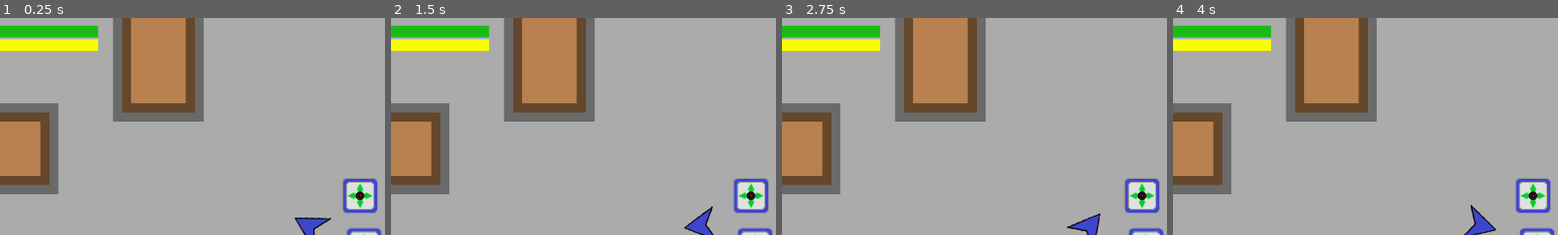
Above: before the commit, frames 1-4 (left to right).
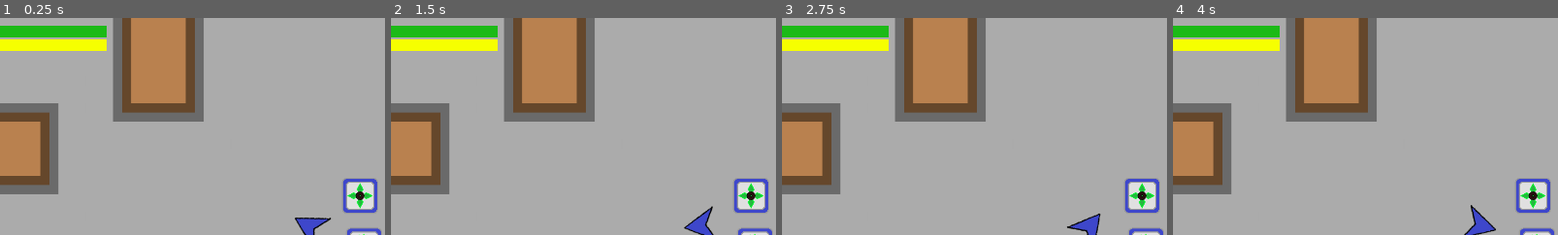
Above: after the commit, the same moments.

Repository: afkpuezo/blinkshooter
Game: Godot game, scene res://scenes/demos/demo.tscn
Same seed, same stepped clock (60 frames per second), same inputs: the game is played once before the commit and once after it.
Inputs (mouse positions are % of the whole screen's width and height, from its top left):
- Up to frame 1 (0.25 s): no input
- Up to frame 2 (1.5 s): tap Enter at 0.5 s; move the mouse to (72, 45) at 0.52 s; click (72, 45) at 0.6 s; tap Space at 1.25 s; move the mouse to (30, 55) at 1.27 s; click (30, 55) at 1.35 s
- Up to frame 3 (2.75 s): tap Enter at 2 s; move the mouse to (60, 28) at 2.02 s; click (60, 28) at 2.1 s
- Up to frame 4 (4 s): tap Space at 2.75 s; move the mouse to (45, 70) at 2.77 s; click (45, 70) at 2.85 s; tap Enter at 3.5 s; move the mouse to (80, 65) at 3.52 s; click (80, 65) at 3.6 s
The pictures show only the part of the screen within x 10-60%, y 2-52%; the shares and areas given below are measured in that part.

The runs differ from the first frame. In frame 1, 0.2% of the frame differs, in the area x 25-28%, y 3-16%; in frame 2, 0.2%; in frame 3, 0.2%; in frame 4, 0.2%.

Commit message:
shuffled around the UI scene

Diff:
--- a/scenes/ui/player_ui/player_ui.tscn
+++ b/scenes/ui/player_ui/player_ui.tscn
@@ -10,21 +10,19 @@
 [node name="ResourceBarManager" type="VBoxContainer" parent="."]
 anchor_left = 0.04
 anchor_top = 0.04
-anchor_right = 0.2
-anchor_bottom = 0.2
-margin_right = 40.0
-margin_bottom = 40.0
+anchor_right = 0.24
+anchor_bottom = 0.592
 mouse_filter = 2
 script = ExtResource( 1 )
 
 [node name="HealthBar" parent="ResourceBarManager" instance=ExtResource( 2 )]
-margin_right = 258.0
+margin_right = 273.0
 margin_bottom = 20.0
 rect_min_size = Vector2( 120, 20 )
 
 [node name="EnergyBar" parent="ResourceBarManager" instance=ExtResource( 2 )]
 margin_top = 24.0
-margin_right = 258.0
+margin_right = 273.0
 margin_bottom = 44.0
 rect_min_size = Vector2( 120, 20 )
 theme = ExtResource( 3 )
@@ -32,23 +30,21 @@
 [node name="WeaponUIContainer" parent="ResourceBarManager" instance=ExtResource( 4 )]
 margin_left = 0.0
 margin_top = 48.0
-margin_right = 258.0
+margin_right = 273.0
 margin_bottom = 48.0
 grow_horizontal = 1
 alignment = 0
 is_weapon_bar = true
 
 [node name="CenterContainer" type="CenterContainer" parent="."]
-anchor_top = 0.856
+anchor_top = 0.8
 anchor_right = 1.0
 anchor_bottom = 1.0
-margin_top = -32.0
-margin_bottom = -32.0
 mouse_filter = 2
 
 [node name="ActionUIContainer" parent="CenterContainer" instance=ExtResource( 4 )]
 margin_left = 683.0
-margin_top = 55.0
+margin_top = 76.0
 margin_right = 683.0
-margin_bottom = 55.0
+margin_bottom = 76.0
 tile_scale_factor = 1.25
